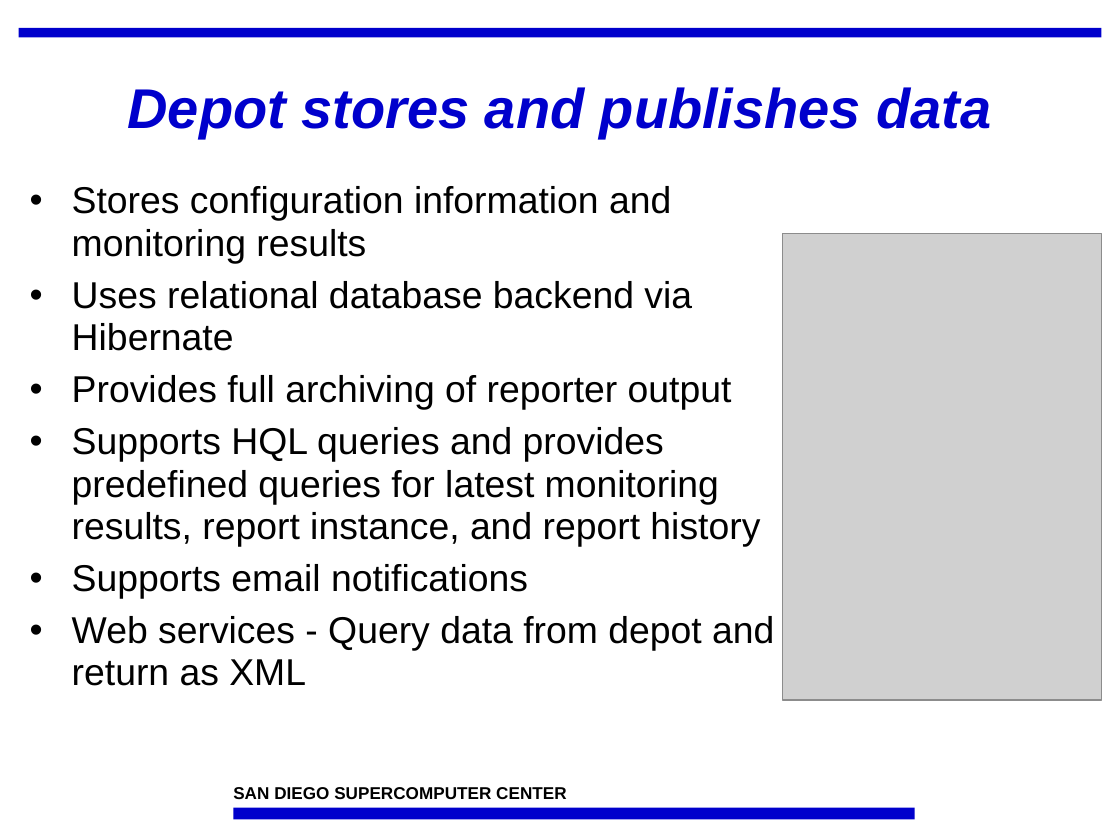
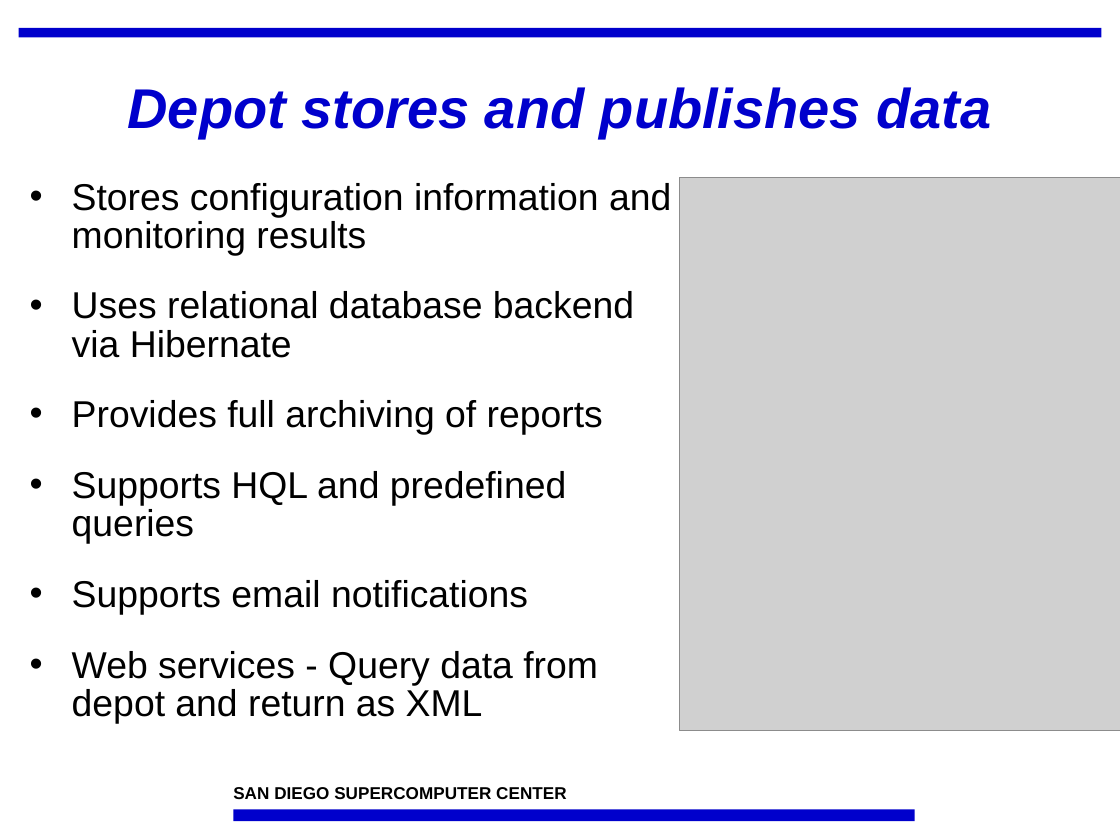
Before and after one commit to IncaProject/inca-xsede, a slide deck: slide 8 of talks/sc07/inca-sc07.ppt (slide 9 before the commit). Drawn at 1120x840 pixels with LibreOffice and Linux fonts; fonts in the diff are those of the drawing; grey boxes stand for pictures; background and template pictures are left out. Boxes give left, top, right and bottom in pixels: in the first picture for what was removed or moved away, otherwise in the second. Text is boxed around its words. In the diff, an @@ line names an element or a change of style, - is before the commit and + after.

```diff
--- a/talks/sc07/inca-sc07.ppt
+++ b/talks/sc07/inca-sc07.ppt
@@ picture: place and size @@
-picture at (783,233,1101,700)
+picture at (680,177,1120,730)
@@ text at (72,183,671,724): line spacing 0.95 to 0.85; more space between paragraphs @@
@@ text at (72,400,603,544): text changed @@
-• Provides full archiving of reporter output
-• Supports HQL queries and provides predefined queries for latest monitoring results, report instance, and report history
+• Provides full archiving of reports
+• Supports HQL and predefined queries
```
Also in this commit, not shown: 17 other slides changed, 1 slide added, 2 slides removed, 16 other files.
